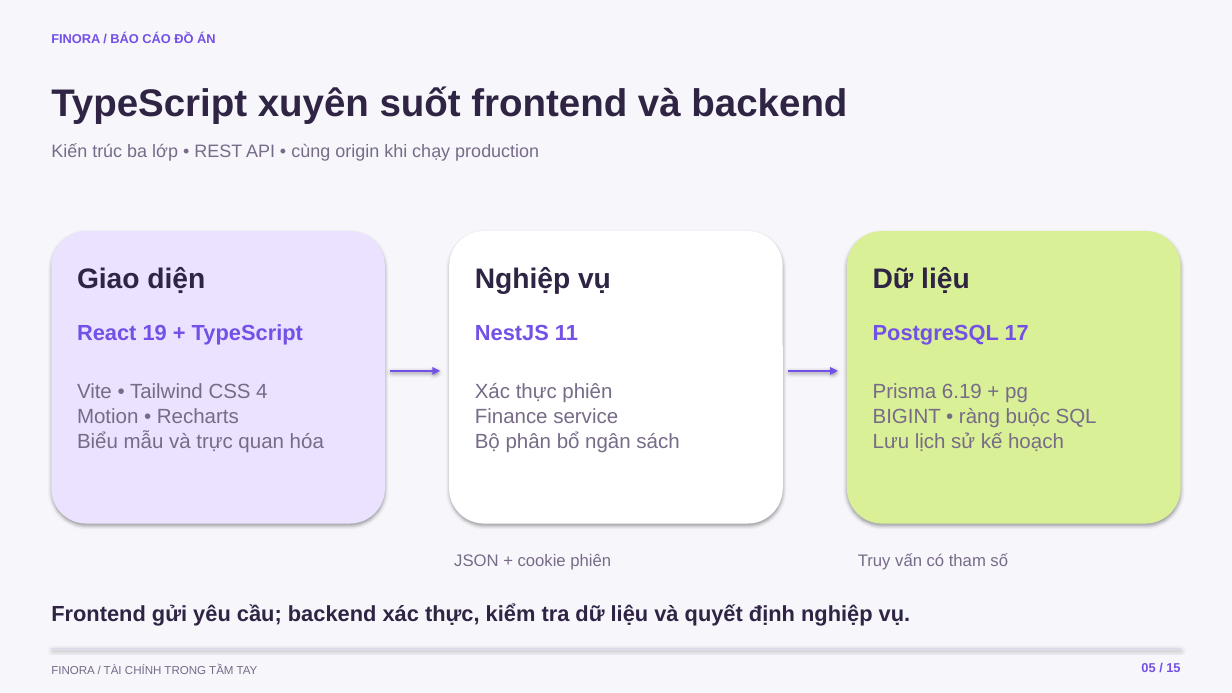
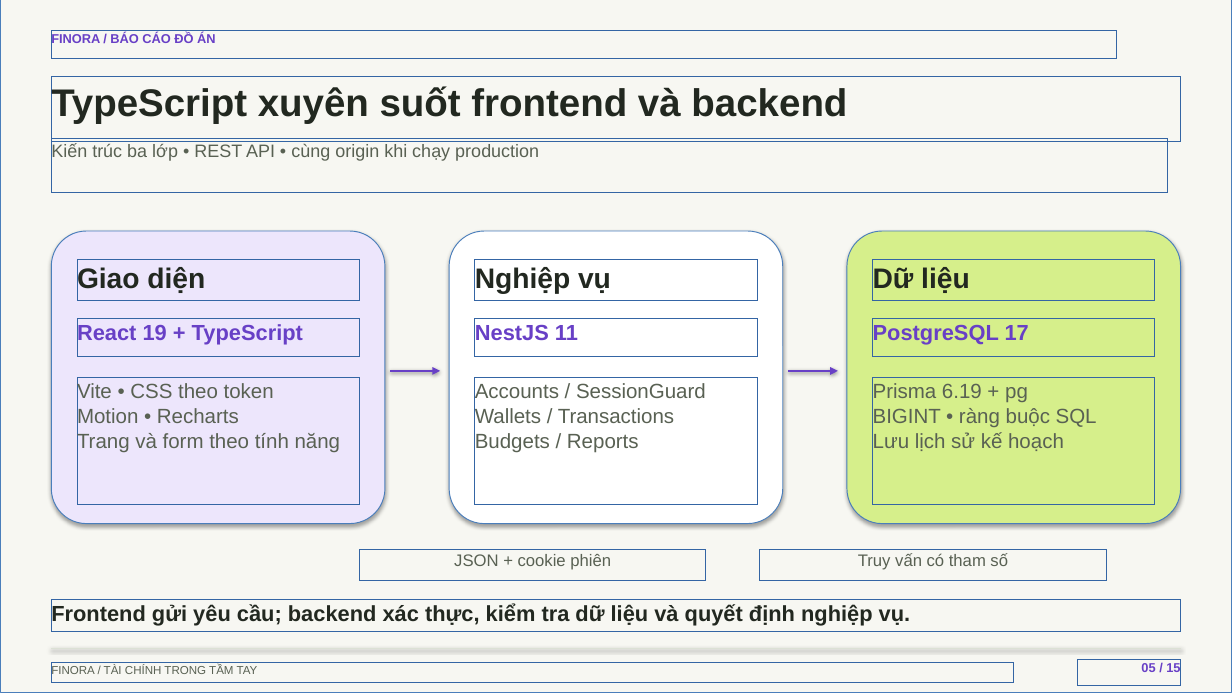
Before and after one commit to tunato2807-del/qlduanphammen, a slide deck: slide 5 of docs/presentation/Finora-Thuyet-trinh.pptx. Drawn at 1232x693 pixels with LibreOffice and Linux fonts; fonts in the diff are those of the drawing. Boxes give left, top, right and bottom in pixels: in the first picture for what was removed or moved away, otherwise in the second. Text is boxed around its words. In the diff, an @@ line names an element or a change of style, - is before the commit and + after.

Commit message:
docs: deliver Finora V2 screenshots design and updated presentation

```diff
--- a/docs/presentation/Finora-Thuyet-trinh.pptx
+++ b/docs/presentation/Finora-Thuyet-trinh.pptx
@@ rectangle at box(0, 0, 1232, 693): fill #F7F6FB to #F7F7F2 @@
@@ rounded rectangle at box(52, 231, 385, 524): fill #EAE2FF to #EDE6FC @@
@@ rounded rectangle at box(848, 231, 1181, 524): fill #D9F096 to #D6EF8B @@
@@ text colour #7350E6 to none in 5 elements at box(51, 33, 215, 46), box(1141, 663, 1180, 672), box(77, 323, 303, 345), box(475, 324, 578, 340), box(873, 325, 1029, 345) @@
@@ text at box(77, 382, 274, 403): text changed; text colour #776B88 to none @@
-Vite • Tailwind CSS 4
+Vite • CSS theo token
@@ arrow (390, 371) - (440, 371): stroke #7350E6 2 pt to #6840C6 2 pt @@
@@ text at box(475, 383, 706, 453): text changed; text colour #776B88 to none @@
-Xác thực phiên
-Finance service
-Bộ phân bổ ngân sách
+Accounts / SessionGuard
+Wallets / Transactions
+Budgets / Reports
@@ arrow (788, 371) - (838, 371): stroke #7350E6 2 pt to #6840C6 2 pt @@
@@ text at box(77, 407, 239, 428): text colour #776B88 to none in "Motion • Recharts" @@
@@ text at box(77, 432, 341, 453): text changed; text colour #776B88 to none @@
-Biểu mẫu và trực quan hóa
+Trang và form theo tính năng
@@ text colour #776B88 to none in 5 elements at box(51, 143, 539, 161), box(51, 665, 258, 677), box(873, 383, 1097, 451), box(454, 554, 611, 570), box(858, 553, 1008, 570) @@
@@ text colour #302444 to none in 5 elements at box(51, 86, 847, 124), box(77, 266, 205, 294), box(475, 267, 611, 294), box(873, 267, 970, 293), box(51, 604, 911, 626) @@
```
Also in this commit, not shown: 14 other slides changed, 17 other files.
